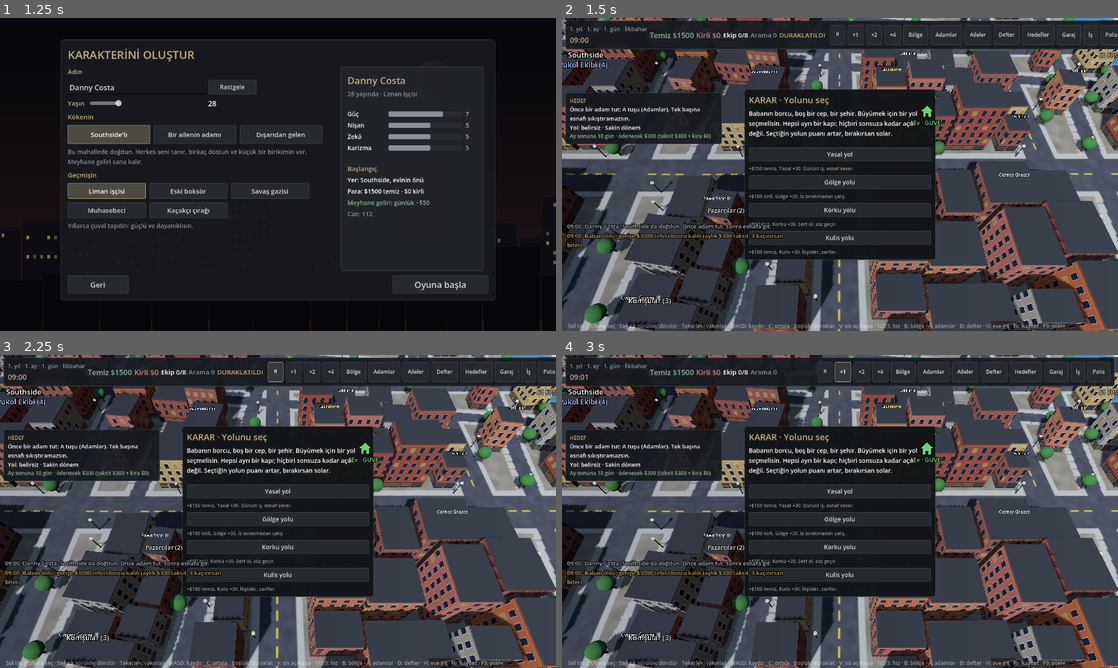
Above: before the commit, frames 1-4 (two rows, left to right).
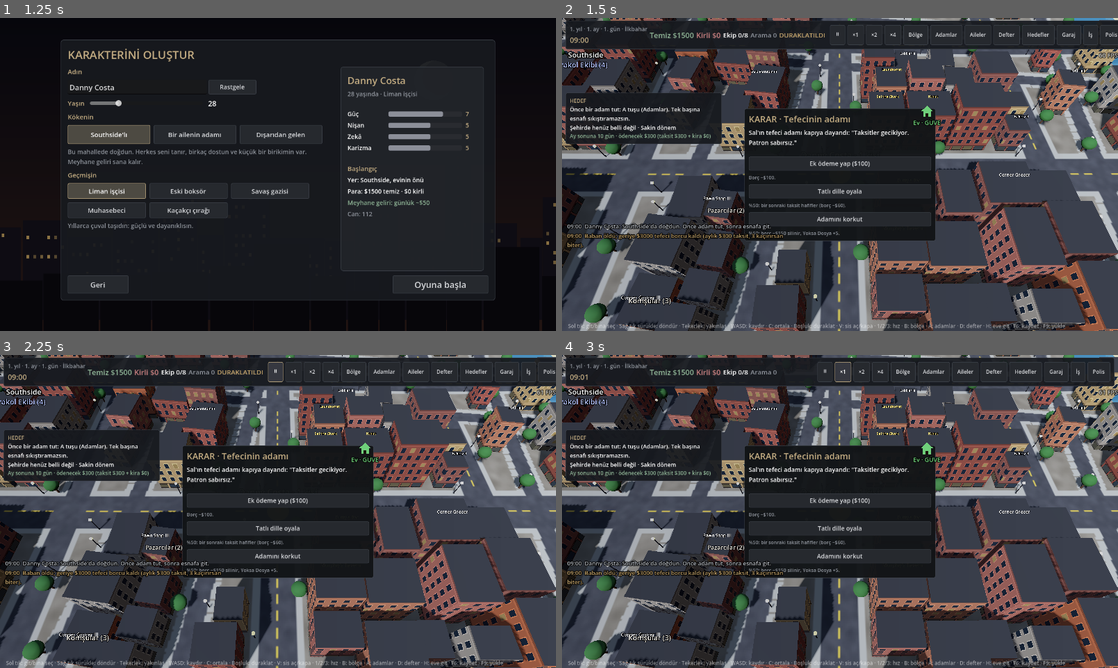
Above: after the commit, the same moments.

Repository: husnytarik/kara-kalem
Game: Godot game, scene res://scenes/menu.tscn
Same seed, same stepped clock (60 frames per second), same inputs: the game is played once before the commit and once after it.
Inputs:
- Up to frame 1 (1.25 s): click "Yeni oyun" at 0.5 s
- Up to frame 2 (1.5 s): click "Oyuna başla" at 1.25 s
- Up to frame 3 (2.25 s): click "⏸" at 2 s
- Up to frame 4 (3 s): click "×1" at 2.75 s

Frame 1 is identical in both runs. In frame 2, 6.5% of the frame differs, in the area x 1-68%, y 22-78%; in frame 3, 6.5%; in frame 4, 6.5%.

Commit message:
Godot: yol secimi kaldirildi; yollar kararlardan dogar, kartlarda yol etiketleri gizli, oyun tefeci olayiyla baslar
Co-Authored-By: Claude Sonnet 5.5 <noreply@anthropic.com>

Diff:
--- a/godot/scripts/core/kartlar.gd
+++ b/godot/scripts/core/kartlar.gd
@@ -8,7 +8,6 @@
 
 # id -> [başlık, ağırlık, bekleme(gün), tek sefer]
 const KARTLAR := {
-	"yol_sec": ["Yolunu seç", 0, 0, true],
 	"dolan": ["Dolan kapıda", 10, 12, false],
 	"esnaf": ["Esnaf şikâyeti", 8, 10, false],
 	"ihale": ["Belediye ihalesi", 7, 15, false],
--- a/godot/scripts/core/oyun.gd
+++ b/godot/scripts/core/oyun.gd
@@ -191,7 +191,7 @@
 	yol_k = load("res://scripts/core/yol.gd").new(self)
 	yol = yol_k.yeni()
 	kart_k = load("res://scripts/core/kartlar.gd").new(self)
-	yol["bekleyen"] = "yol_sec"
+	yol["bekleyen"] = "tefeci"
 	_aileleri_kur()
 	_profil_uygula()
 
--- a/godot/scripts/core/yol.gd
+++ b/godot/scripts/core/yol.gd
@@ -137,7 +137,6 @@
 func ozet_satiri() -> String:
 	var a := ana()
 	var d := donem()
-	var s: String = "Yol: %s" % (AD[a] if a != "" else "belirsiz")
-	if a != "":
-		s += " (%d)" % int(puan(a))
-	return "%s · %s" % [s, d["ad"]]
+	var t := {"": "henüz belli değil", "kanun": "düzgün biri olarak tanınıyorsun", "golge": "izini belli etmeyen biri olarak tanınıyorsun",
+		"korku": "korkulan biri olarak tanınıyorsun", "kulis": "iş bitiren, bağlantılı biri olarak tanınıyorsun"}
+	return "Şehirde %s · %s" % [t[a], d["ad"]]
--- a/godot/scripts/ui/arayuz.gd
+++ b/godot/scripts/ui/arayuz.gd
@@ -1017,8 +1017,9 @@
 		for sec in K.secenekler(_kart_id):
 			var i := n
 			var b := _btn(_dlg_ic, sec["ad"], func(): _kart_sec(i), not sec["can"])
-			b.tooltip_text = sec["ipucu"]
-			var h := _lbl(_dlg_ic, sec["ipucu"], 13, RENK["soluk"])
+			var ip: String = _etiket_temizle(sec["ipucu"])
+			b.tooltip_text = ip
+			var h := _lbl(_dlg_ic, ip, 13, RENK["soluk"])
 			h.autowrap_mode = TextServer.AUTOWRAP_WORD_SMART
 			n += 1
 	else:
@@ -1027,6 +1028,12 @@
 		_btn(_dlg_ic, "Tamam", _diyalog_kapat)
 	_dlg.visible = true
 
+# Karakter rol yapsın: yol puanları gösterilmez, yalnız somut sonuçlar kalır.
+func _etiket_temizle(t: String) -> String:
+	var rx := RegEx.new()
+	rx.compile("\\s*(Yasal|Gölge|Korku|Kulis) [+−]\\d+[.,]?")
+	return rx.sub(t, "", true).strip_edges().trim_suffix(",")
+
 func _kart_sec(i: int) -> void:
 	_kart_sonuc = oyun.kart_k.uygula(_kart_id, i)
 	_kart_ciz()
